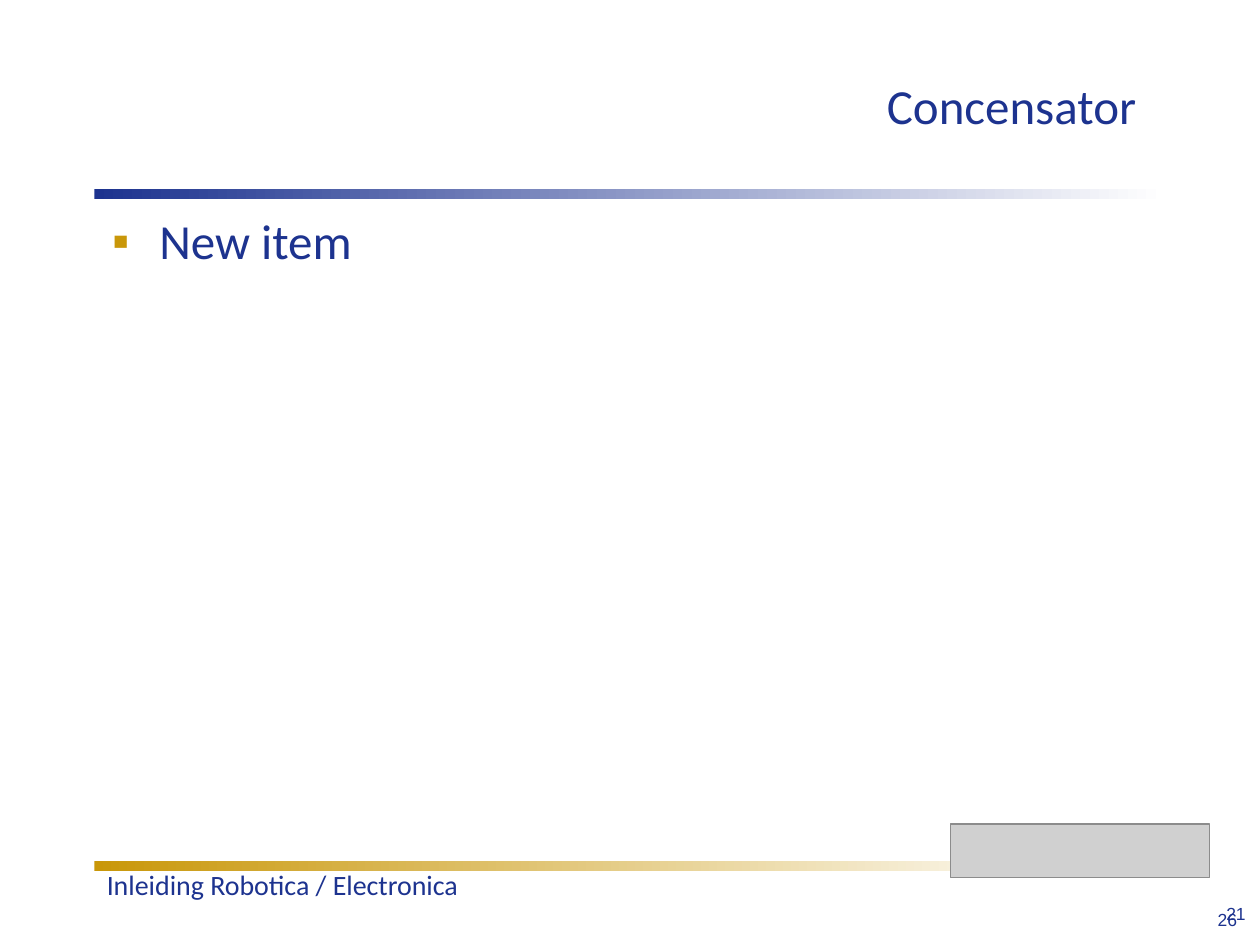
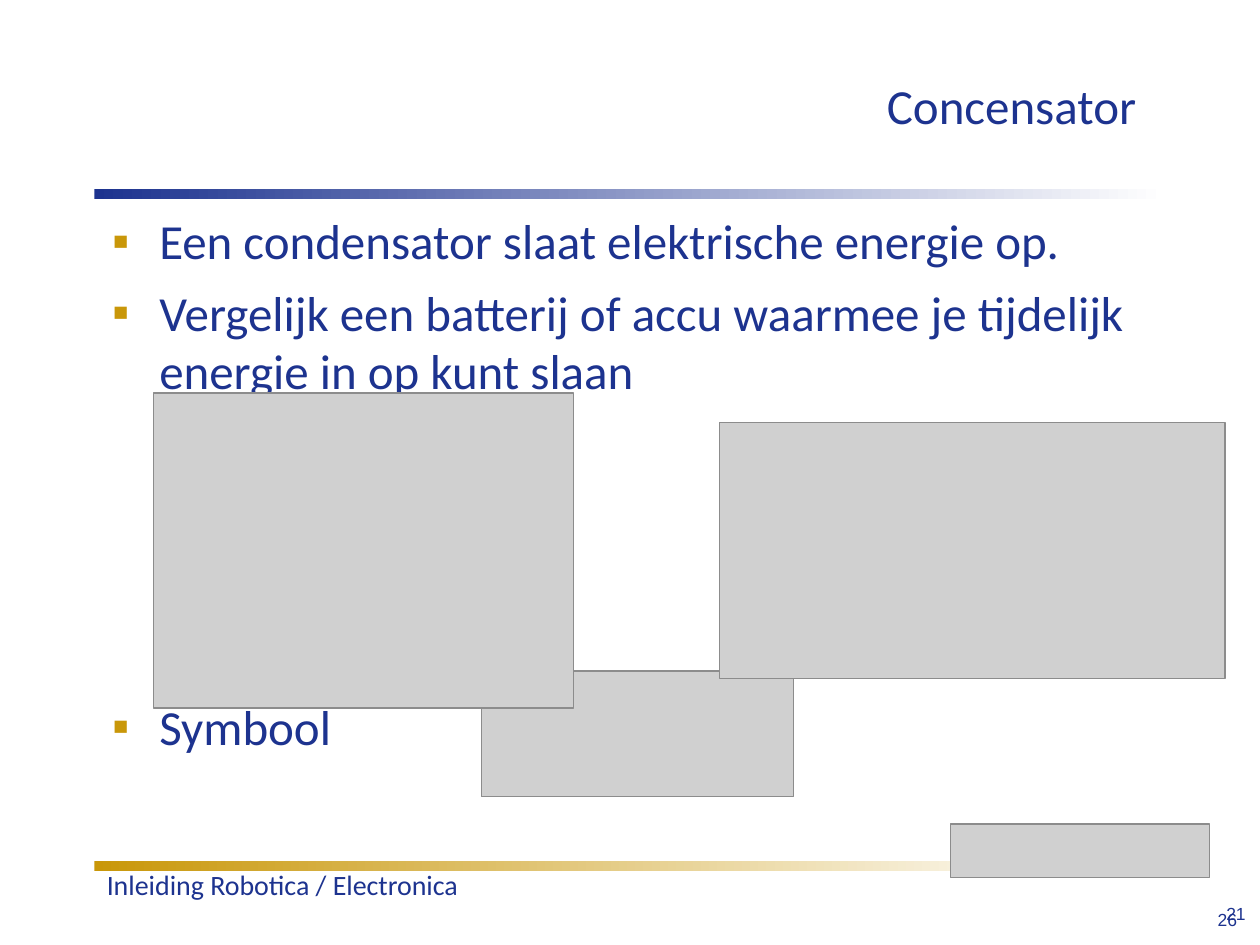
Before and after one commit to humiq/Greendevelopment, a slide deck: slide 26 of trunk/documents/Colleges/ISIROB College 1.ppt. Drawn at 1260x945 pixels with LibreOffice and Linux fonts; fonts in the diff are those of the drawing; grey boxes stand for pictures. Boxes give left, top, right and bottom in pixels: in the first picture for what was removed or moved away, otherwise in the second. Text is boxed around its words. In the diff, an @@ line names an element or a change of style, - is before the commit and + after.

```diff
--- a/trunk/documents/Colleges/ISIROB College 1.ppt
+++ b/trunk/documents/Colleges/ISIROB College 1.ppt
@@ text at <box>159,225,1123,753</box>: text changed @@
-▪ New item
+▪ Een condensator slaat elektrische energie op.
+▪ Vergelijk een batterij of accu waarmee je tijdelijk energie in op kunt slaan
+▪ Symbool
@@ picture added at <box>154,393,573,708</box> @@
@@ picture added at <box>719,423,1226,679</box> @@
@@ picture added at <box>481,670,794,796</box> @@
```
Also in this commit, not shown: 2 other slides changed, 4 slides removed, 2 other files.
